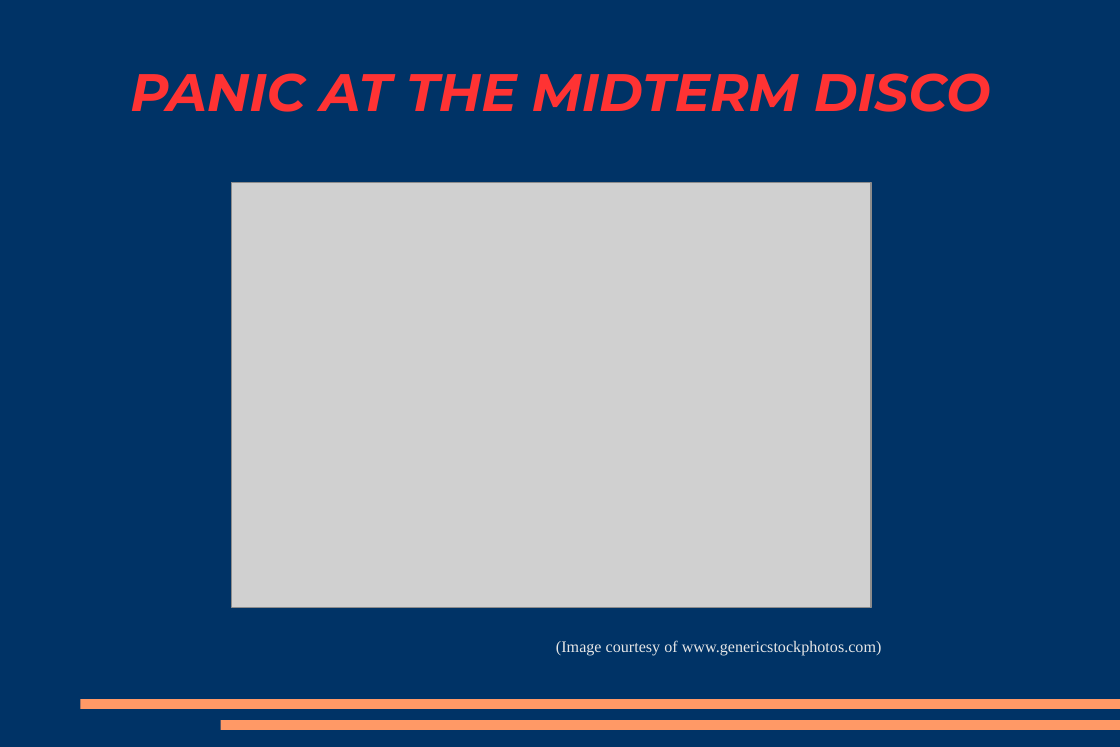
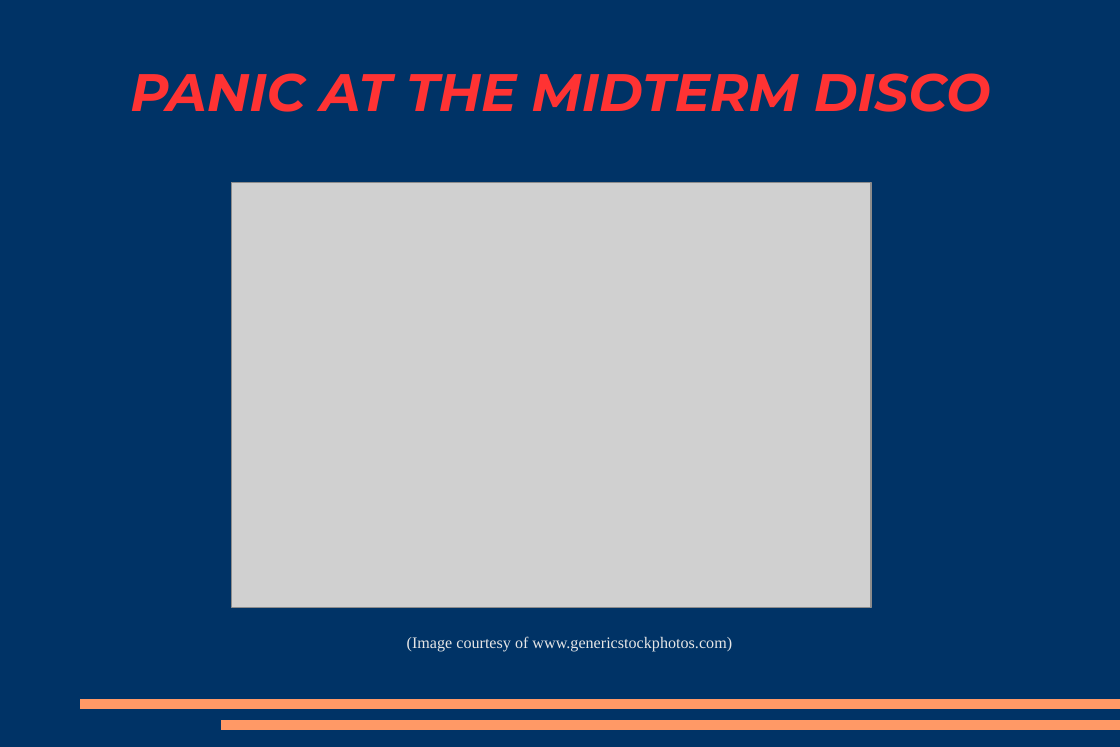
Before and after one commit to OmegaSheep/307project, a slide deck: slide 2 of Presentation.odp. Drawn at 1120x747 pixels with LibreOffice and Linux fonts; fonts in the diff are those of the drawing; grey boxes stand for pictures. Boxes give left, top, right and bottom in pixels: in the first picture for what was removed or moved away, otherwise in the second. Text is boxed around its words. In the diff, an @@ line names an element or a change of style, - is before the commit and + after.

```diff
--- a/Presentation.odp
+++ b/Presentation.odp
@@ text "(Image courtesy of www.genericstockphotos.com)": place and size @@
-text "(Image courtesy of www.genericstockphotos.com)" at (556,640,882,656)
+text "(Image courtesy of www.genericstockphotos.com)" at (407,636,732,652)
```
Also in this commit, not shown: 4 other slides changed, 2 slides added.
